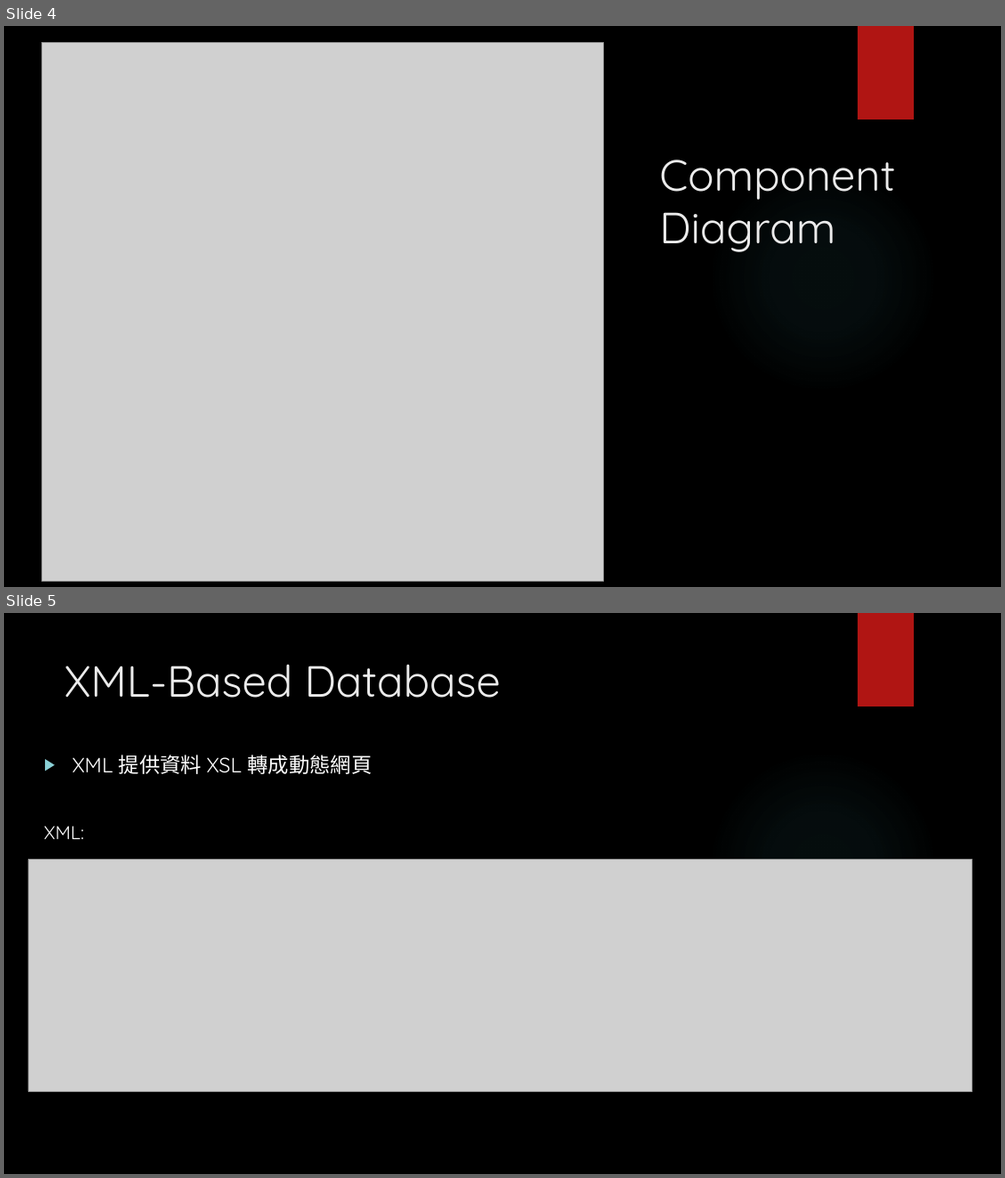
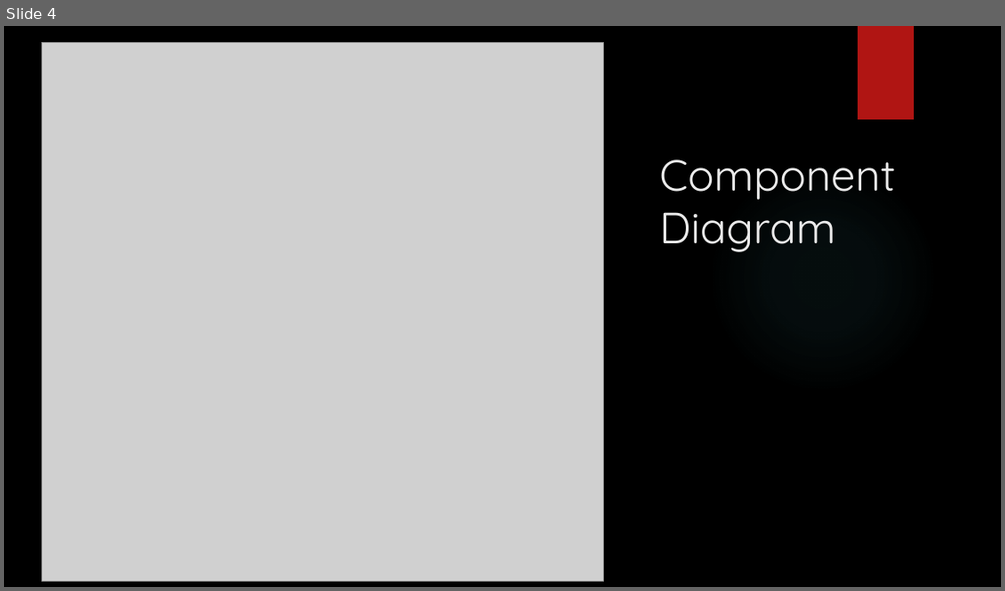
Before and after one commit to Johnny850807/XML-TriMago, a slide deck: Presentation/Presentation.pptx. Shown one above the other, each under a label of ours: slides 4 and 5 before the commit, slide 4 after it. The pictures are 1005x1178 and 1005x591 pixels, drawn with LibreOffice and Linux fonts; fonts in the diff are those of the drawing; grey boxes stand for pictures; background and template pictures are left out. Boxes give left, top, right and bottom in pixels: in the first picture for what was removed or moved away, otherwise in the second. Text is boxed around its words. In the diff, an @@ line names an element or a change of style, - is before the commit and + after.

```diff
--- a/Presentation/Presentation.pptx
+++ b/Presentation/Presentation.pptx
@@ slide 5 removed at [4, 613, 1001, 1174], background picture (left out); not listed: 2 template elements that a slide beside it also shows @@
@@ title removed at [65, 665, 501, 698] @@
-XML-Based Database
@@ text removed at [73, 755, 372, 774] @@
-▶ XML 提供資料 XSL 轉成動態網頁
@@ text removed at [44, 826, 84, 839] @@
-XML:
@@ picture removed at [28, 860, 971, 1092] @@
```
Also in this commit, not shown: 1 slide changed, 1 slide added, 2 other files.
